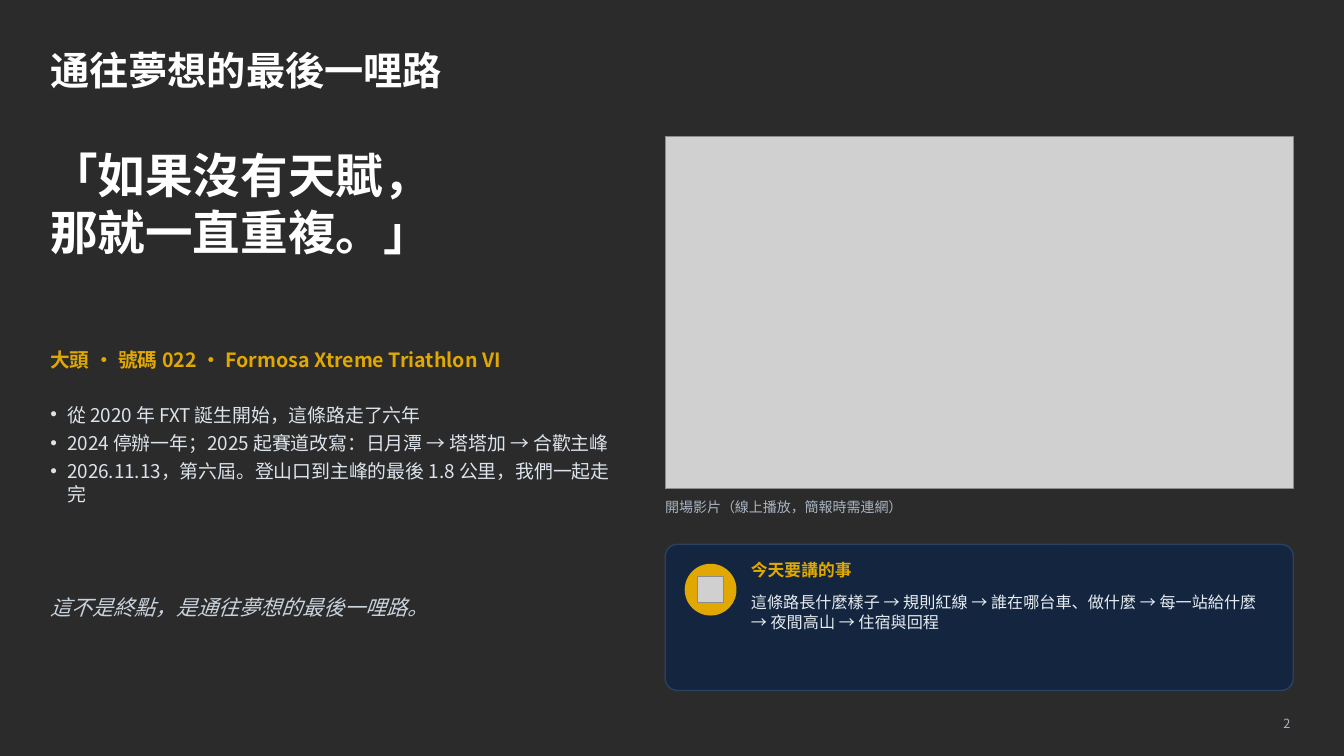
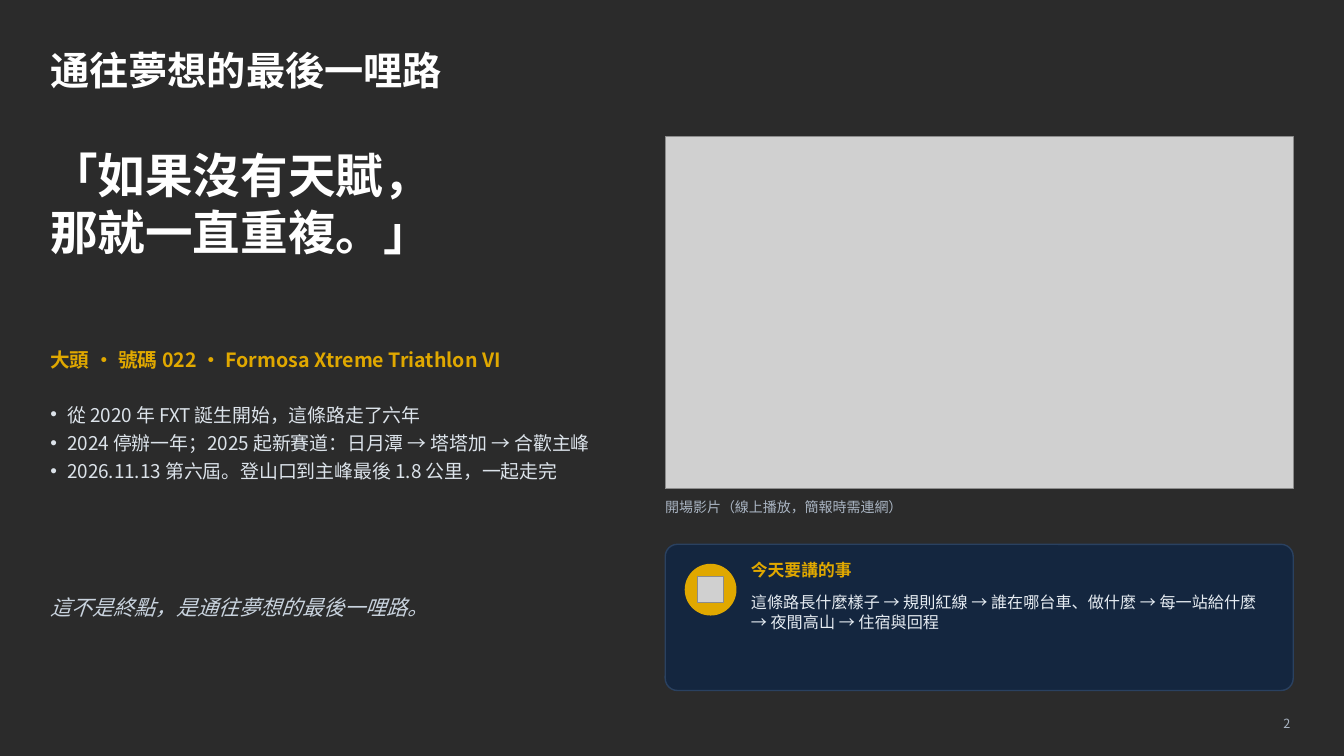
Before and after one commit to powermovebboy-sys/Race-site, a slide deck: slide 2 of deck/2026_FXT_補給作戰計畫.pptx. Drawn at 1344x756 pixels with LibreOffice and Linux fonts; fonts in the diff are those of the drawing; grey boxes stand for pictures; background and template pictures are left out; a plain dark background stands for a picture behind light text. Boxes give left, top, right and bottom in pixels: in the first picture for what was removed or moved away, otherwise in the second. Text is boxed around its words. In the diff, an @@ line names an element or a change of style, - is before the commit and + after.

```diff
--- a/deck/2026_FXT_補給作戰計畫.pptx
+++ b/deck/2026_FXT_補給作戰計畫.pptx
@@ text at (x1=67, y1=434, x2=589, y2=480): text changed @@
-• 2024 停辦一年；2025 起賽道改寫：日月潭 → 塔塔加 → 合歡主峰
-• 2026.11.13，第六屆。登山口到主峰的最後 1.8 公里，我們一起走完
+• 2024 停辦一年；2025 起新賽道：日月潭 → 塔塔加 → 合歡主峰
+• 2026.11.13 第六屆。登山口到主峰最後 1.8 公里，一起走完
```
Also in this commit, not shown: 17 other slides changed, 9 other files.
